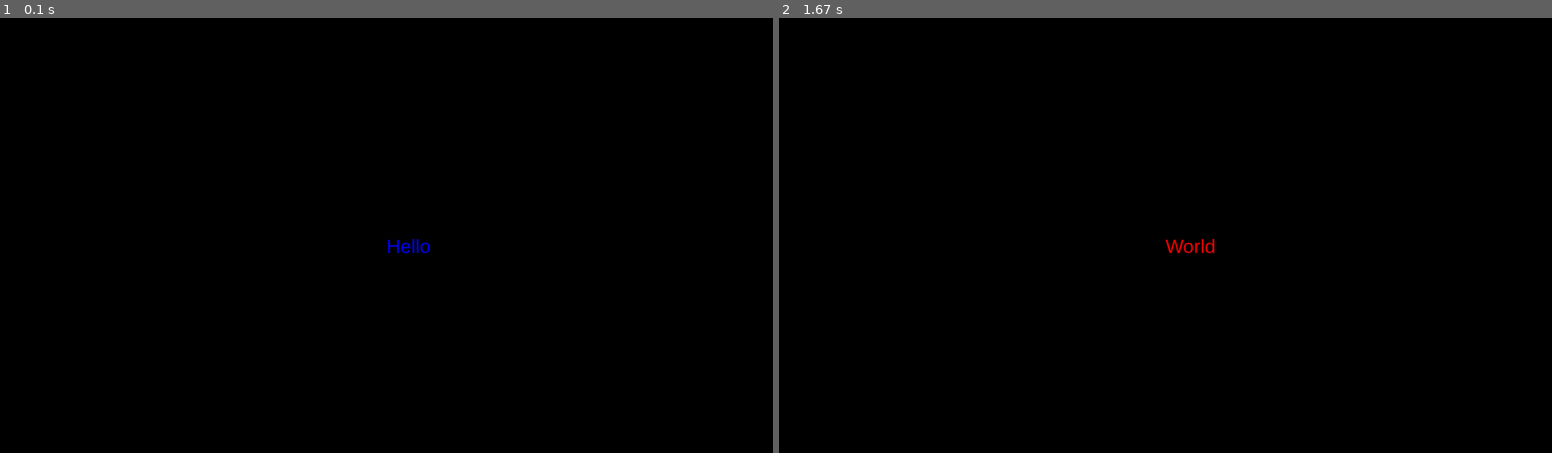
Above: before the commit, frames 1-2 (left to right).
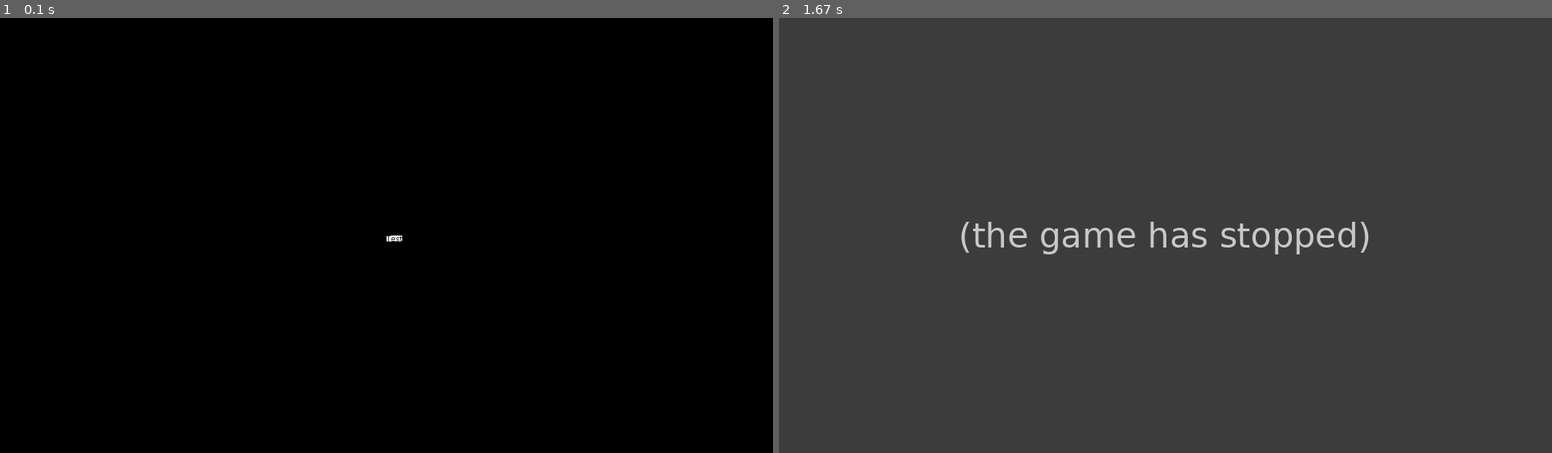
Above: after the commit, the same moments.

Repository: MaundyMoo/Coursework
Game: pygame game, started from Main.py
The game is run twice, just before and just after one commit, with the same random seed, the same clock (stepped at 60 frames per second) and the same inputs.
Inputs:
- Up to frame 1 (0.1 s): no input
- Up to frame 2 (1.67 s): tap Space at 0.33 s

The runs differ from the first frame. In frame 1, 0.1% of the frame differs, in the area x 50-56%, y 50-55%; in frame 2, 100%, in the area x 0-100%, y 0-100%.
Error after the commit: NameError: name 'TestScene2' is not defined (Scenes.py line 26); the game stopped at 0.33 s (later frames are placeholders)

Commit message:
Rendering a Test Image

Diff:
--- a/Image.py
+++ b/Image.py
@@ -1,10 +1,11 @@
-from pygame import image
+from pygame import image as pyimg
 from PIL import Image as Img
-import Constants
-def ReadImage(path):
-    path = CONSTANTS.getPath(path)
-    #Changes any incorrect slashes in the path to correct ones,
-    #which should allow the code to work on linux as well
+import Constants, os
+def ReadImage(path: str):
+    path = Constants.getPath(path)
+    #Boiler plate code
+    #Changes the slashes of the path string to all be the same which should
+    #prevent any issues finding files
     canonicalized_path = path.replace('/', os.sep).replace('\\', os.sep)
-    image = pygame.image.load(path).convert()
+    image = pyimg.load(path)
     return image
--- a/Main.py
+++ b/Main.py
@@ -41,5 +41,5 @@
     pygame.init()
     pygame.mouse.set_visible(False)
     w, h = 1280, 720
-    scene = Scenes.TestScene1(WIDTH = SCREEN_WIDTH, HEIGHT = SCREEN_HEIGHT)
+    scene = Scenes.TestScene(WIDTH = SCREEN_WIDTH, HEIGHT = SCREEN_HEIGHT)
     run(scene, width = SCREEN_WIDTH, height = SCREEN_HEIGHT)
--- a/Scenes.py
+++ b/Scenes.py
@@ -1,4 +1,4 @@
-import pygame
+import pygame, Image
 class SceneBase:
     def __init__(self, WIDTH: int, HEIGHT: int):
         self.next = self
@@ -14,11 +14,11 @@
     def Terminate(self):
         self.SwitchScene(None)
 
-class TestScene1(SceneBase):
+class TestScene(SceneBase):
     def __init__(self, WIDTH: int, HEIGHT: int):
         super().__init__(WIDTH, HEIGHT)
-        self.font = pygame.font.SysFont("Arial", 32)
-        self.msg = self.font.render("Hello", True, (0,0,255))
+        self.test = Image.ReadImage('res/test.png')
+        print(type(self.test))
     def ProcessInputs(self, events, pressedKeys):
         for event in events:
             if event.type == pygame.KEYDOWN:
@@ -26,12 +26,4 @@
                     self.SwitchScene(TestScene2(self.WIDTH, self.HEIGHT))
     def Render(self, screen):
         screen.fill((0,0,0))
-        screen.blit(self.msg, (int(self.WIDTH / 2), self.HEIGHT / 2))
-class TestScene2(SceneBase):
-    def __init__(self, WIDTH: int, HEIGHT: int):
-        super().__init__(WIDTH, HEIGHT)
-        self.font = pygame.font.SysFont("Arial", 32)
-        self.msg = self.font.render("World", True, (255,0,0))
-    def Render(self, screen):
-        screen.fill((0,0,0))
-        screen.blit(self.msg, (int(self.WIDTH / 2), self.HEIGHT / 2))
+        screen.blit(self.test, (int(self.WIDTH / 2), self.HEIGHT / 2))
